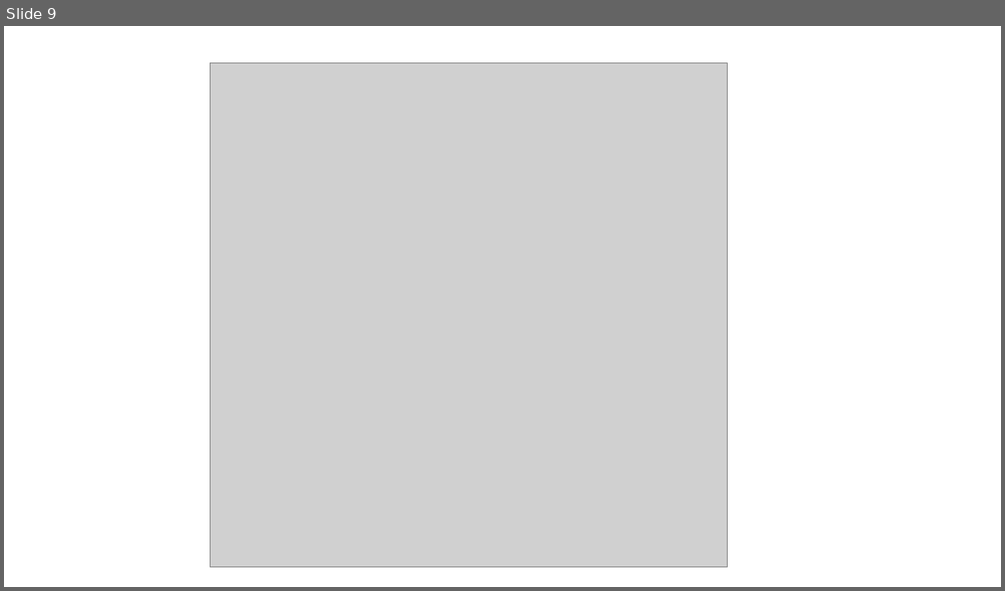
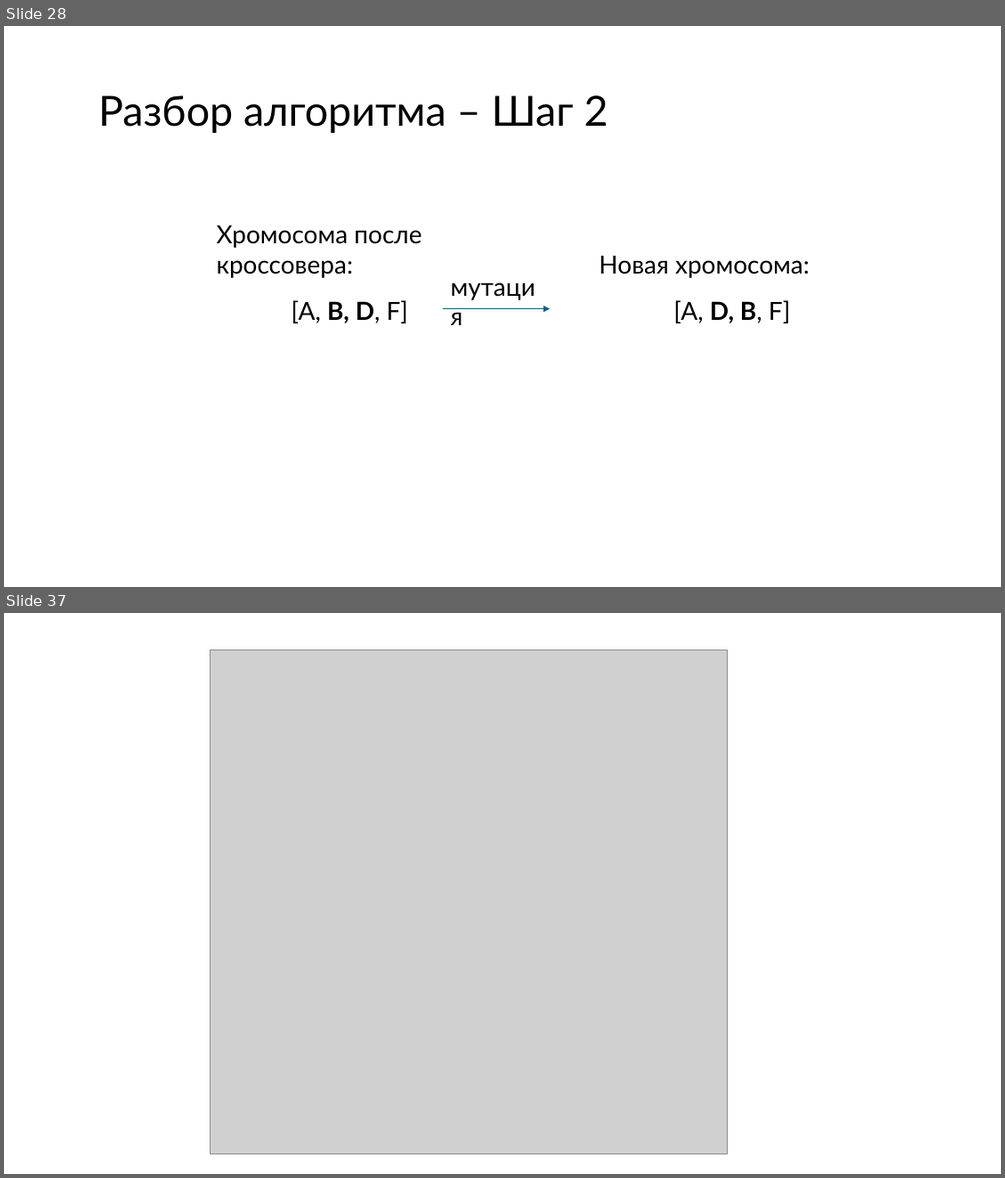
Before and after one commit to w1ldhoneyp1e/goods-distribution-warehouse, a slide deck: presentation.pptx. Shown one above the other, each under a label of ours: slide 9 before the commit, slides 28 and 37 after it; the slides between them are not shown. The pictures are 1005x591 and 1005x1178 pixels, drawn with LibreOffice and Linux fonts; fonts in the diff are those of the drawing; grey boxes stand for pictures. Boxes give left, top, right and bottom in pixels: in the first picture for what was removed or moved away, otherwise in the second. Text is boxed around its words. In the diff, an @@ line names an element or a change of style, - is before the commit and + after.

```diff
--- a/presentation.pptx
+++ b/presentation.pptx
@@ slide 28 added at (4,26,1001,587), background #FFFFFF @@
@@ title added at (98,95,608,133), 40 pt, text #000000 @@
+Разбор алгоритма – Шаг 2
@@ text added at (217,225,421,323), 24 pt, text #000000 @@
+Хромосома после кроссовера:
+[A, B, D, F]
@@ text added at (599,256,809,323), 24 pt, text #000000 @@
+Новая хромосома:
+[A, D, B, F]
@@ text added at (443,267,550,305), 24 pt, text #000000 @@
+мутация
@@ arrow added from (443, 309) to (550, 309), #156082 1.5 pt @@
@@ what was slide 9 is now slide 37 @@
```
Also in this commit, not shown: 16 slides changed, 22 other slides added, 3 slides removed, 29 other files.
